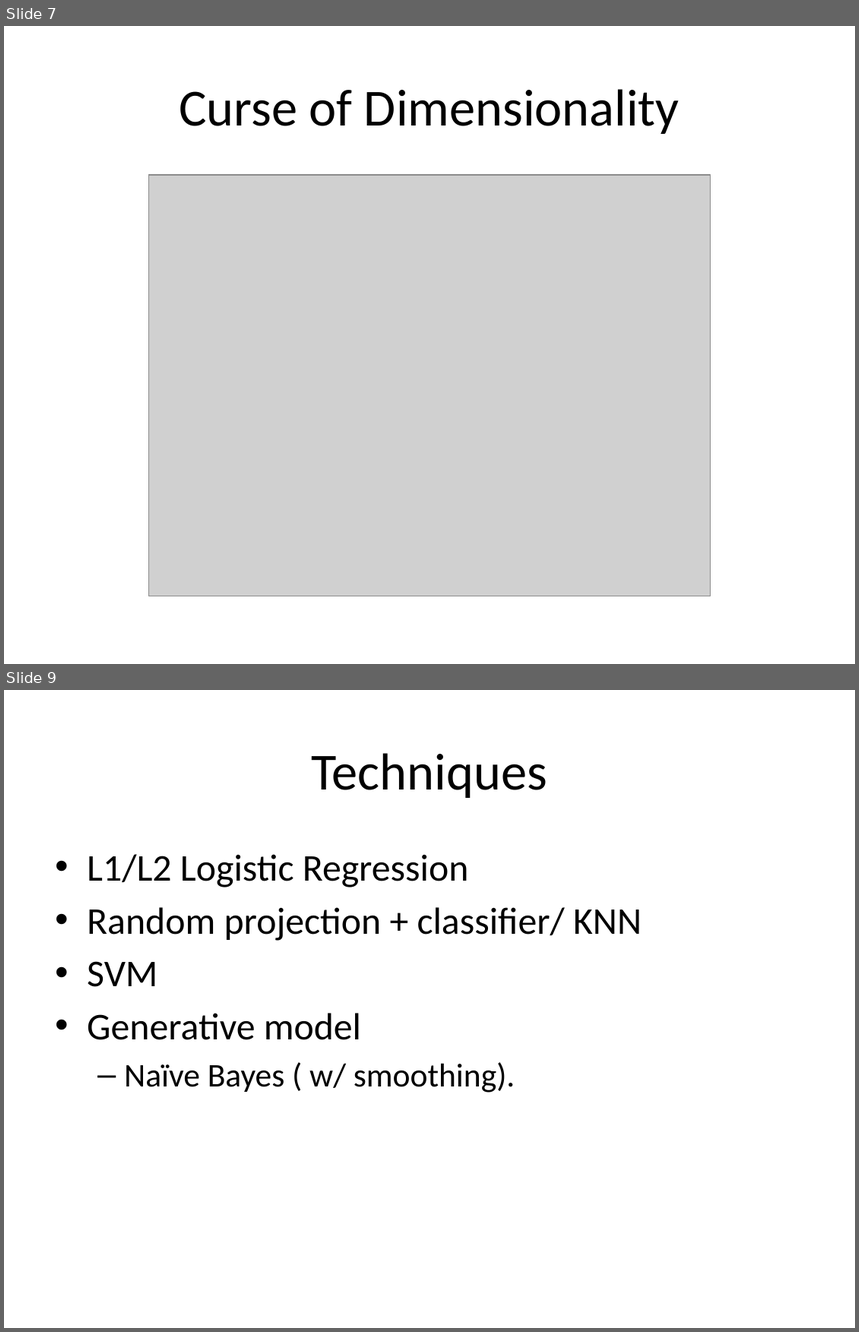
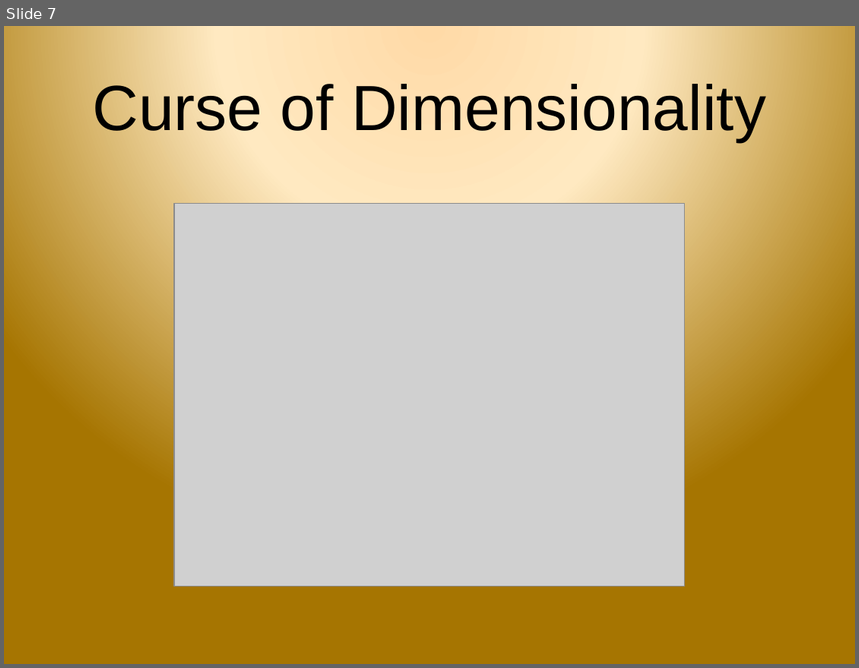
Before and after one commit to samanz/High-Dimensional-Classification, a slide deck: progressReport.pptx. Shown one above the other, each under a label of ours: slides 7 and 9 before the commit, slide 7 after it; the slides between them are not shown. The pictures are 859x1332 and 859x668 pixels, drawn with LibreOffice and Linux fonts; fonts in the diff are those of the drawing; grey boxes stand for pictures; background and template pictures are left out. Boxes give left, top, right and bottom in pixels: in the first picture for what was removed or moved away, otherwise in the second. Text is boxed around its words. In the diff, an @@ line names an element or a change of style, - is before the commit and + after.

```diff
--- a/progressReport.pptx
+++ b/progressReport.pptx
@@ slide 9 removed at [4,690,855,1328], background #FFFFFF @@
@@ title removed at [312,753,547,798] @@
-Techniques
@@ text removed at [87,854,642,1093] @@
-• L1/L2 Logistic Regression
-• Random projection + classifier/ KNN
-• SVM
-• Generative model
-  – Naïve Bayes ( w/ smoothing).
@@ slide 7 changed as well @@
@@ background #FFFFFF to picture (left out) @@
@@ title "Curse of Dimensionality": place and size @@
-title "Curse of Dimensionality" at [179,89,680,134]
+title "Curse of Dimensionality" at [92,79,766,142]
@@ title "Curse of Dimensionality" at [92,79,766,142]: size 44 to 54 pt, font Calibri to Arial @@
@@ picture: place and size @@
-picture at [148,175,711,596]
+picture at [174,203,685,586]
```
Also in this commit, not shown: 6 other slides changed, 14 slides added, 6 other slides removed.
